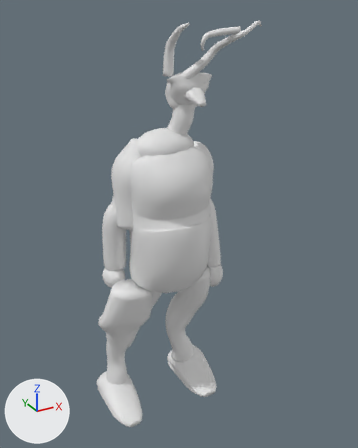
An edit to the Blender file design/model_sheets/aruun/fidelity/proxy/proxy.blend, drawn before and after from the same camera.
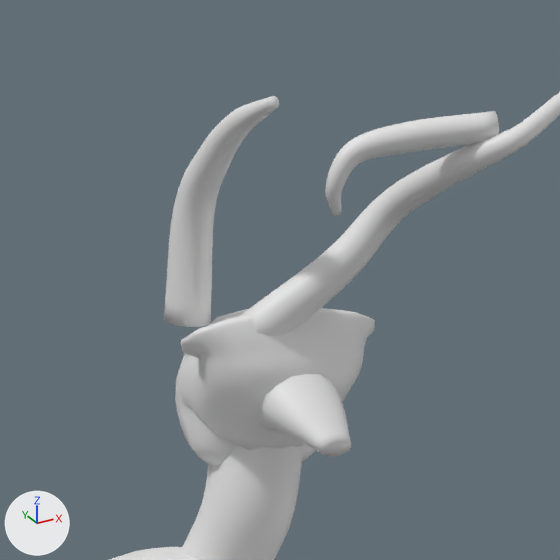
Each version appears first whole from a 50 mm lens placed at (-1.256, -2.383, 2.463), pointed at (0.036, -0.034, 1.288), and next in a close-up on the part from 35% to 71% of the width and 0% to 29% of the height. The lights are fixed; the arrows at lower left show +X, +Y and +Z. The older version's two pictures come first.

Names of what the first close-up shows: 'cranium', 'hornA', 'hornB', 'hornB_tooth', 'neck', 'neckbase', 'snout'.
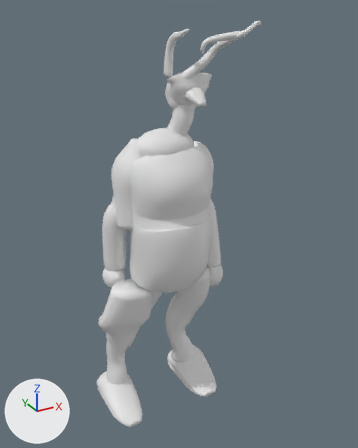
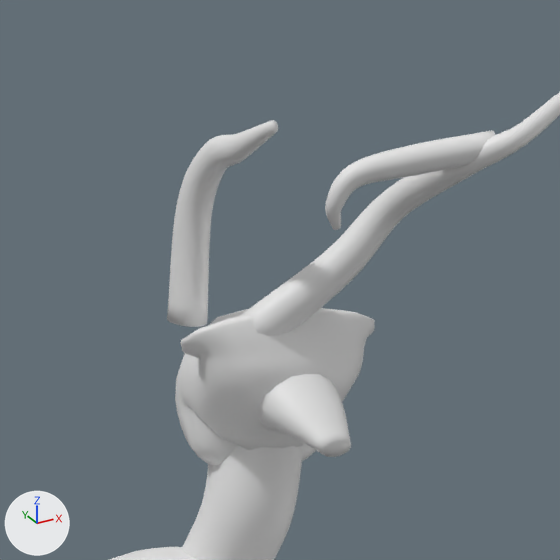
The edits, one by one:
me_horna is used by ob_horna; location (0.0, 0.0, 0.0).
me_horna had 402 vertices, 416 faces and spanned x -0.029..0.029, y -0.192..0.049, z 2.126..2.392.
me_horna now has 402 vertices, 416 faces and spans x -0.024..0.024, y -0.192..0.049, z 2.126..2.367.
me_horna part 1: 385 of 402 vertices moved; they spanned x -0.029..0.029, y -0.192..0.047, z 2.126..2.392 and now span x -0.024..0.024, y -0.192..0.047, z 2.126..2.367; mean shift (0.0, 0.0, -0.01); largest move (0.013, -0.135, 2.369) -> (0.011, -0.135, 2.343).
me_hornb_tooth is used by ob_hornb_tooth; location (0.0, 0.0, 0.0).
me_hornb_tooth had 402 vertices, 416 faces and spanned x 0.04..0.225, y -0.315..-0.225, z 2.268..2.376.
me_hornb_tooth now has 402 vertices, 416 faces and spans x 0.04..0.226, y -0.315..-0.225, z 2.252..2.356.
me_hornb_tooth part 2: 402 of 402 vertices moved; they spanned x 0.04..0.225, y -0.315..-0.225, z 2.268..2.376 and now span x 0.04..0.226, y -0.315..-0.225, z 2.252..2.356; mean shift (0.0, 0.0, -0.022).

Boxes [x1, y1, x2, y2] around the edits, measured in the close-ups (560 x 560 px):
'hornA', reshaped (10% shorter): before [164, 96, 279, 327]; after [167, 120, 278, 327]
'hornB_tooth', reshaped: before [325, 111, 499, 215]; after [325, 130, 495, 230]
